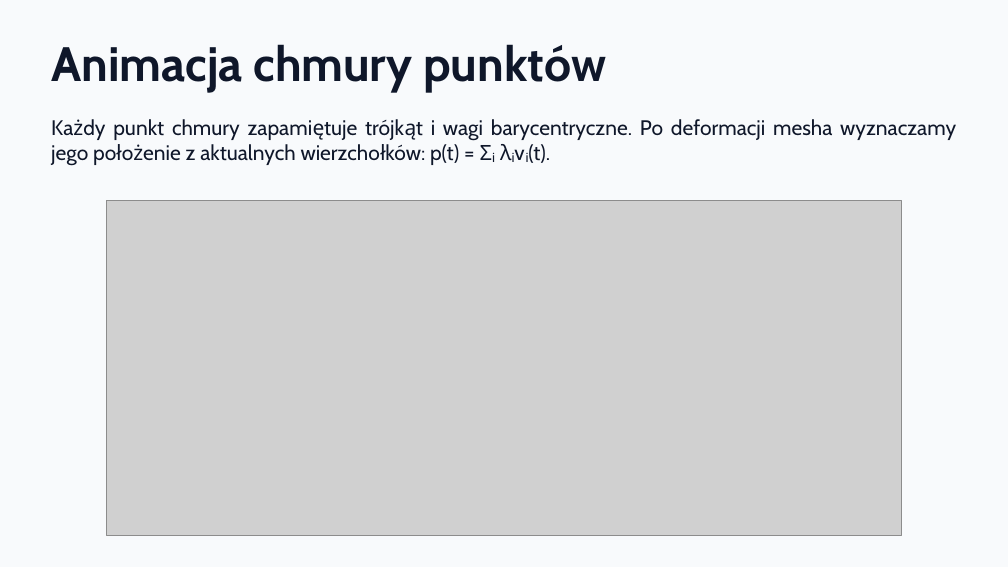
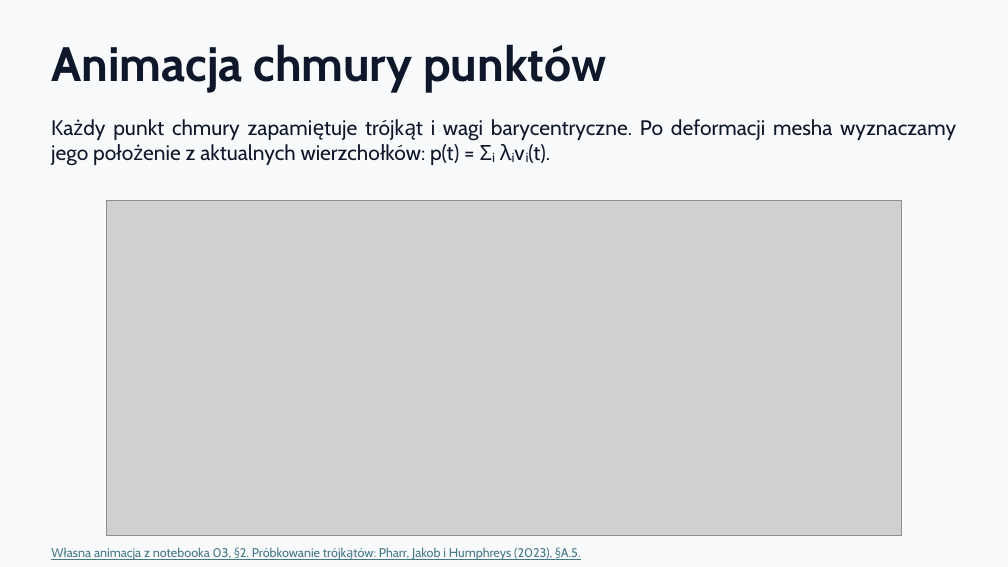
Before and after one commit to KajetanOzog/lab_6, a slide deck: slide 42 of prezentacja.pptx. Drawn at 1008x567 pixels with LibreOffice and Linux fonts; fonts in the diff are those of the drawing; grey boxes stand for pictures. Boxes give left, top, right and bottom in pixels: in the first picture for what was removed or moved away, otherwise in the second. Text is boxed around its words. In the diff, an @@ line names an element or a change of style, - is before the commit and + after.

```diff
--- a/prezentacja.pptx
+++ b/prezentacja.pptx
@@ text added at <box>94,547,580,560</box>, 12 pt, text #467886, underline @@
+Własna animacja z notebooka 03, §2. Próbkowanie trójkątów: Pharr, Jakob i Humphreys (2023), §A.5.
```
Also in this commit, not shown: 16 other slides changed, 3 other files.
